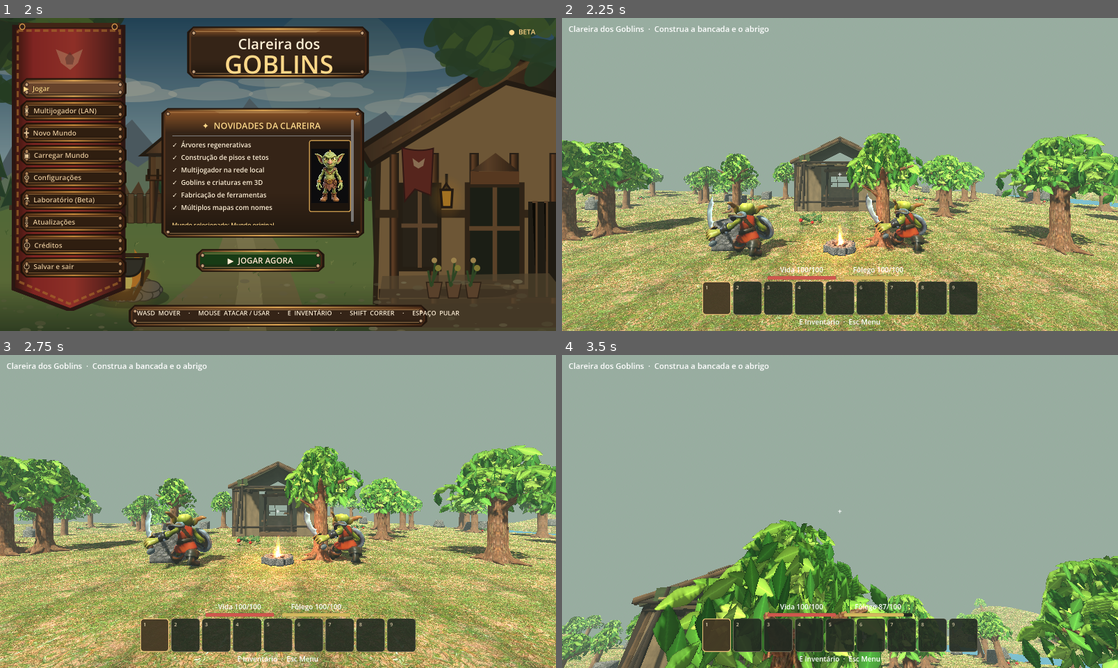
Above: before the commit, frames 1-4 (two rows, left to right).
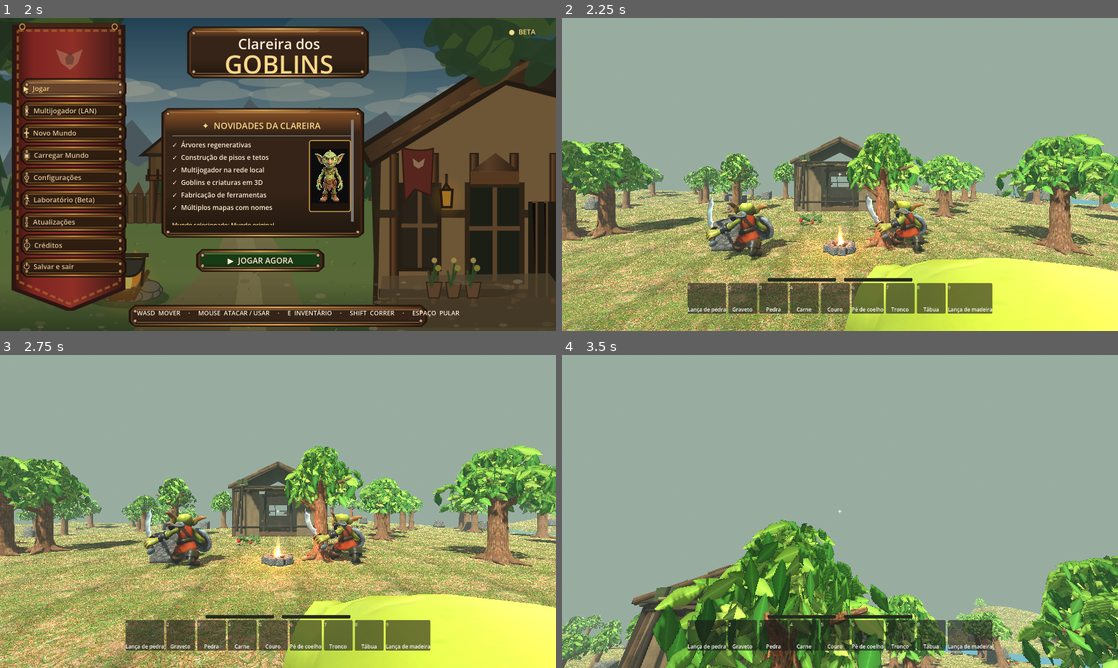
Above: after the commit, the same moments.

Repository: clebertressi88/clareira-dos-goblins
Game: Godot game, scene res://main.tscn
Two runs of this game, one before a commit and one after it. Both use one fixed random seed, a clock stepped at 60 frames per second and the inputs below.
Inputs (mouse positions are in pixels of both pictures, inside the frame that each line leads up to):
- Up to frame 1 (2 s): click "▶ Jogar" at 0.5 s; click "▶ Jogar" at 1.25 s
- Up to frame 2 (2.25 s): click "▶ JOGAR AGORA" at 2 s
- Up to frame 3 (2.75 s): no input
- Up to frame 4 (3.5 s): tap Enter at 2.75 s; move the mouse to (867, 511) at 2.77 s; hold W (goblin_frente) from 2.78 s (still down); hold Shift from 2.78 s (still down); click (867, 511) at 2.92 s; tap Space at 3.02, 3.32 s

Frame 1 is identical in both runs. In frame 2, 14% of the frame differs, in the area x 1-100%, y 2-100%; in frame 3, 14%; in frame 4, 4.7%.
Error after the commit: Parse Error: Cannot infer the type of "x" variable because the value doesn't have a set type. (res://backpack_model.gd:82)

Commit message:
feat: equipar modelo 3D detalhado de mochila no personagem

Diff:
--- a/Projeto-Godot/main.gd
+++ b/Projeto-Godot/main.gd
@@ -457,13 +457,10 @@
 	player_model.rotation.y = PI
 	goblin_npc(player_model,Color("#895938"))
 	apply_player_equipment()
-	backpack_visual = Node3D.new()
+	# Modelo 3D medieval detalhado, substitui os blocos antigos da mochila.
+	backpack_visual = preload("res://backpack_model.gd").new()
 	backpack_visual.name = "MochilaVestida"
 	player_model.add_child(backpack_visual)
-	box(backpack_visual,Vector3(0,.92,-.27),Vector3(.48,.57,.23),"pack_leather",Color("#815337"))
-	box(backpack_visual,Vector3(0,1.14,-.40),Vector3(.49,.19,.045),"pack_flap",Color("#5e3d28"))
-	for side in [-1,1]:
-		box(backpack_visual,Vector3(side*.20,1.00,-.15),Vector3(.046,.48,.045),"pack_strap",Color("#ad7e52"))
 	backpack_visual.visible = backpack_equipped
 	player_model.hide()
 	spear = Node3D.new()
